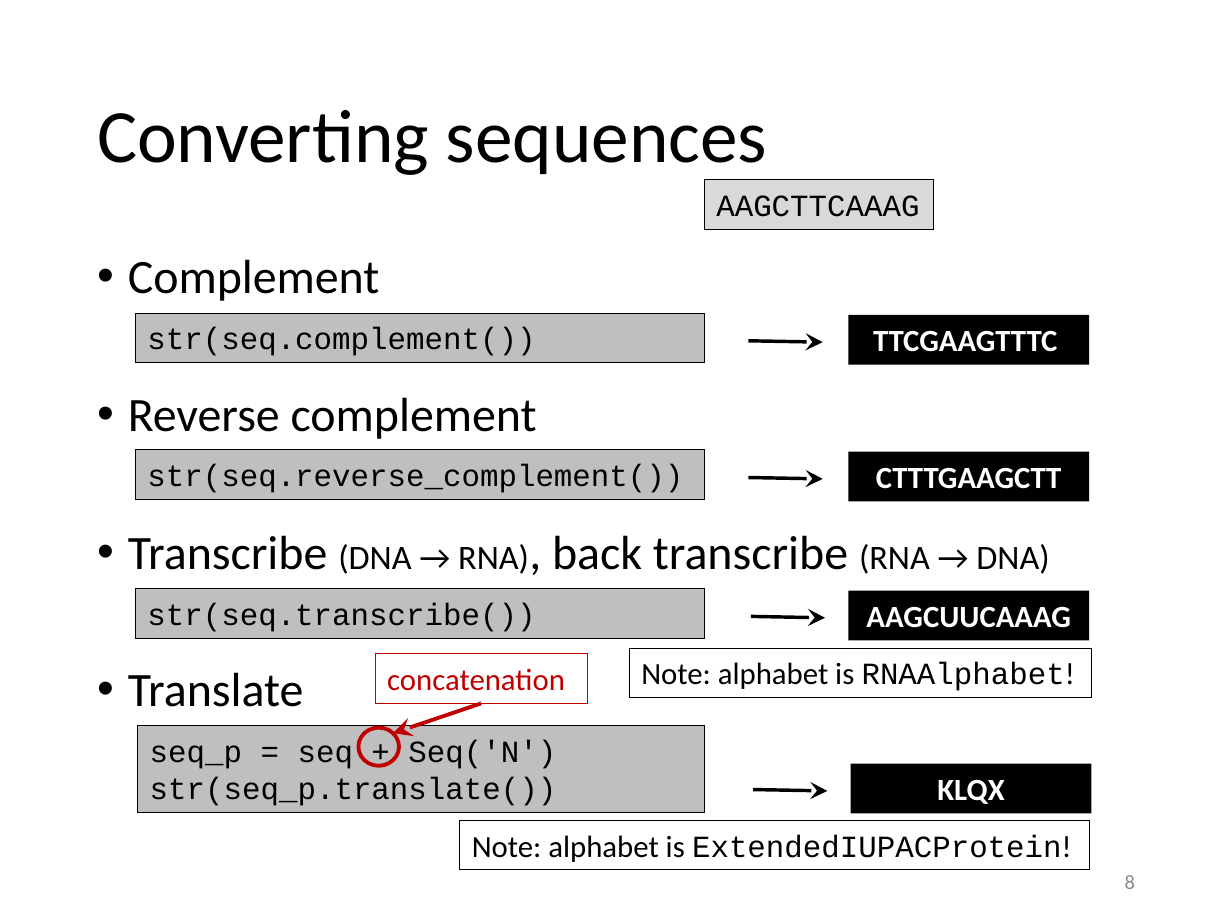
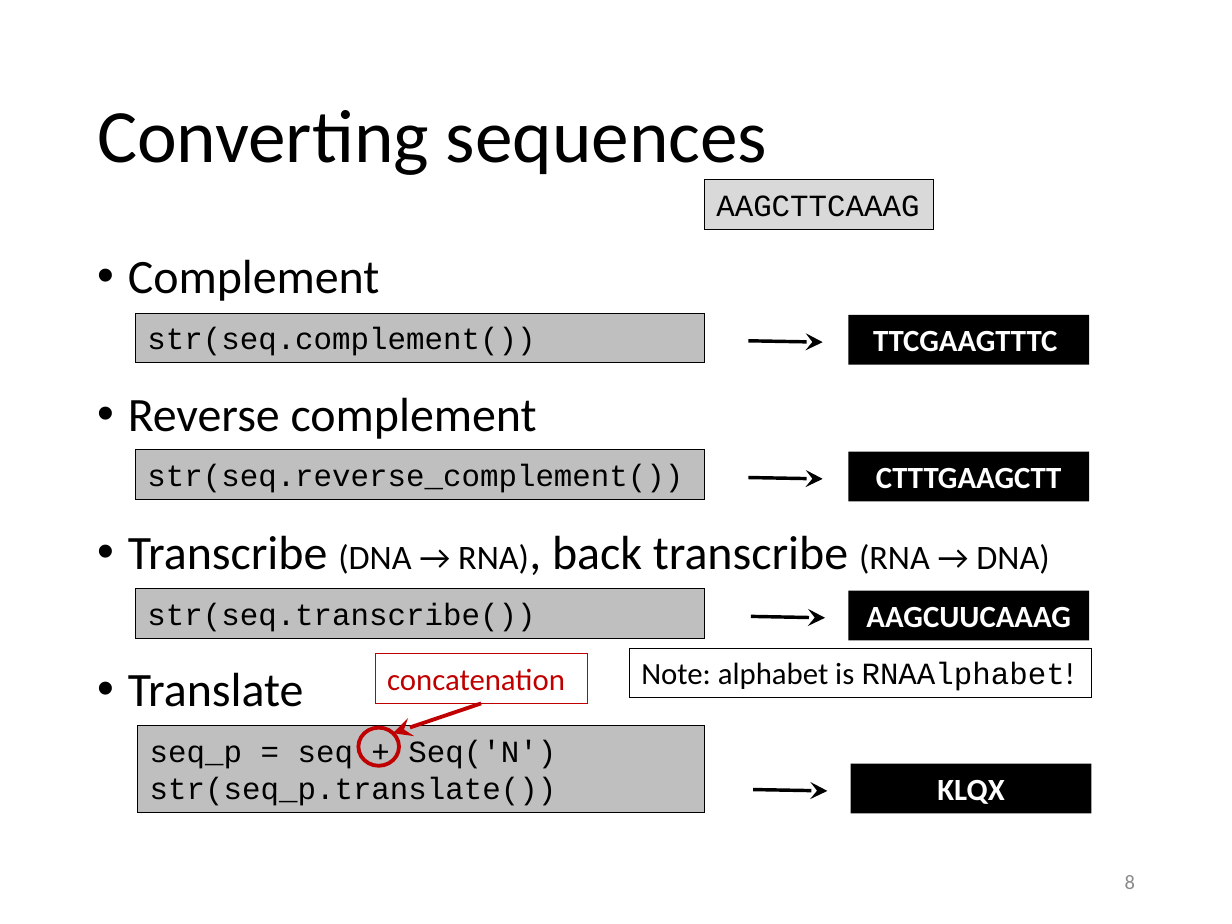
Before and after one commit to gjbex/training-material, a slide deck: slide 8 of Python/biopython.pptx. Drawn at 1232x924 pixels with LibreOffice and Linux fonts; fonts in the diff are those of the drawing. Boxes give left, top, right and bottom in pixels: in the first picture for what was removed or moved away, otherwise in the second. Text is boxed around its words. In the diff, an @@ line names an element or a change of style, - is before the commit and + after.

```diff
--- a/Python/biopython.pptx
+++ b/Python/biopython.pptx
@@ rectangle removed at box(460, 821, 1089, 870) @@
-Note: alphabet is ExtendedIUPACProtein!
```
Also in this commit, not shown: 4 other slides changed.
